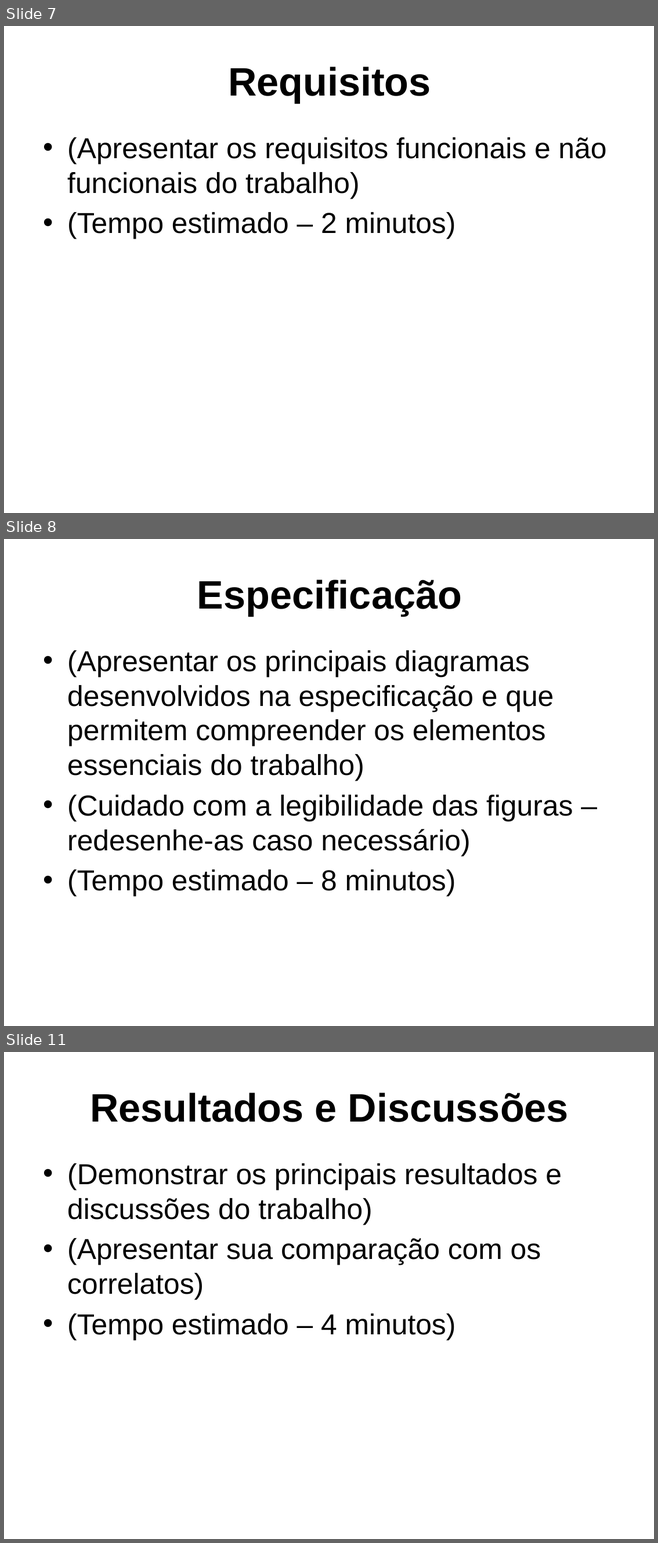
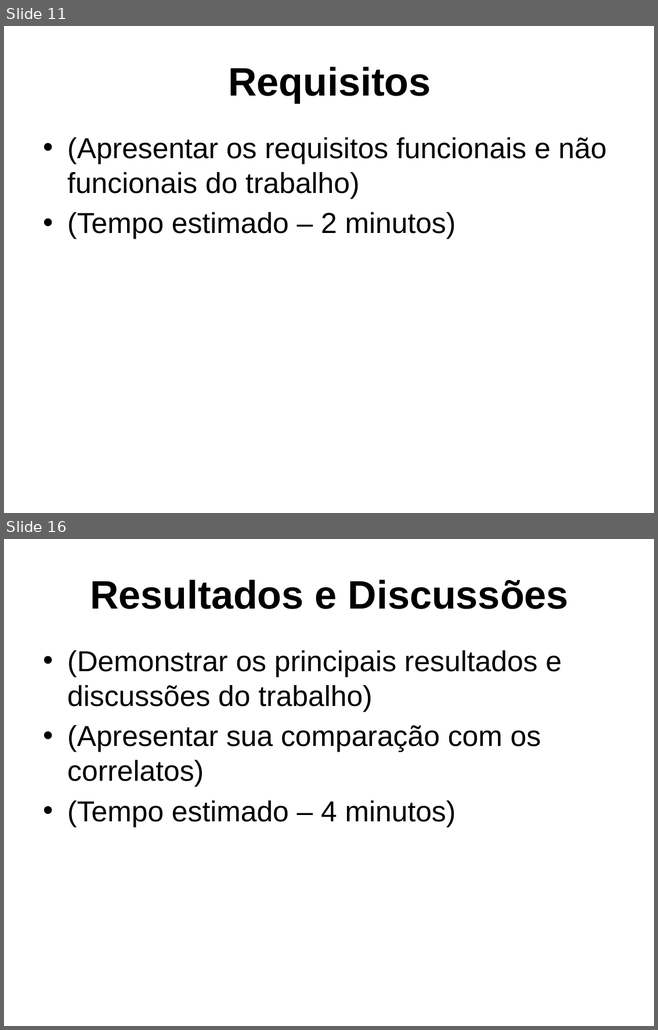
Before and after one commit to dalton-reis/tcc_bcc_2018_2_drkrause_DjonathanRafaelKrause, a slide deck: Textos/ApresentacaoTCC-DjonathanKrause.pptx. Shown one above the other, each under a label of ours: slides 7, 8 and 11 before the commit, slides 11 and 16 after it; the slides between them are not shown. The pictures are 658x1543 and 658x1030 pixels, drawn with LibreOffice and Linux fonts; fonts in the diff are those of the drawing; background and template pictures are left out. Boxes give left, top, right and bottom in pixels: in the first picture for what was removed or moved away, otherwise in the second. Text is boxed around its words. In the diff, an @@ line names an element or a change of style, - is before the commit and + after.

```diff
--- a/Textos/ApresentacaoTCC-DjonathanKrause.pptx
+++ b/Textos/ApresentacaoTCC-DjonathanKrause.pptx
@@ slide 8 removed at bbox=[4, 539, 654, 1026], background picture (left out) @@
@@ title removed at bbox=[197, 580, 462, 616] @@
-Especificação
@@ text removed at bbox=[67, 650, 572, 897] @@
-• (Apresentar os principais diagramas desenvolvidos na especificação e que permitem compreender os elementos essenciais do trabalho)
-• (Cuidado com a legibilidade das figuras – redesenhe-as caso necessário)
-• (Tempo estimado – 8 minutos)
@@ what was slide 7 is now slide 11 @@
@@ what was slide 11 is now slide 16 @@
```
Also in this commit, not shown: 5 slides changed, 9 slides added, 3 other slides removed, 4 other files.
